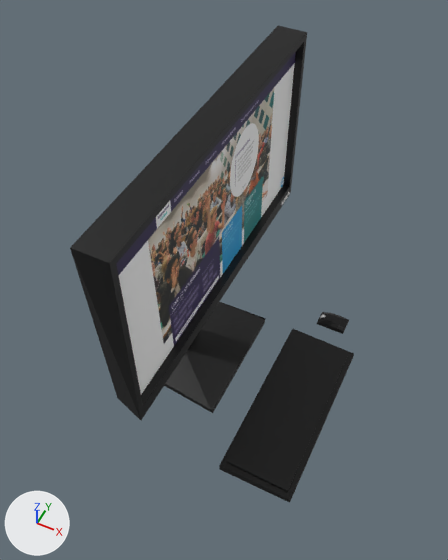
An edit to the Blender file assets/3D/blend/Scgerm.blend, drawn before and after from the same camera.
Camera for both pictures: a 50 mm camera at (0.653, -1.162, 1.881) aimed at (0.093, -0.041, 0.48). Every picture has the same lights, and +X, +Y and +Z are marked at lower left.
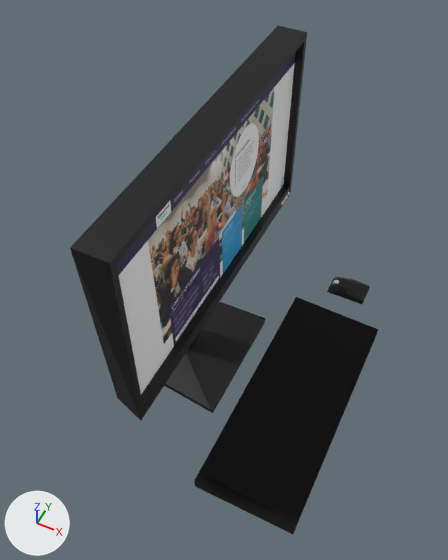
The change in detail:
In material 'Material' (mat_material), roughness goes from 0.5 to 0.972.
Object 'Cube.005' (ob_cube_005) moves from (0.37, -0.081, 0.007) to (0.37, -0.05, 0.008).
Object 'Cube.005' (ob_cube_005) is rescaled from (0.122, 0.304, 0.0152) to (0.167, 0.417, 0.0209).
Object 'Cube.006' (ob_cube_006) moves from (0.369, 0.358, 0.046) to (0.369, 0.553, 0.061).
Object 'Cube.006' (ob_cube_006) is rescaled from (0.0532, 0.0532, 0.0532) to (0.0731, 0.0731, 0.0731).

Location of each change, [x1, y1, x2, y2] in pixels of the pictures (448 x 560 px):
'Cube.005', surface changed, moved, rescaled (36% wider, 36% taller)
    before: [219, 329, 354, 503]
    after: [194, 297, 378, 534]
'Cube.006', moved, rescaled (33% wider, 22% taller)
    before: [317, 312, 349, 334]
    after: [327, 277, 370, 304]
